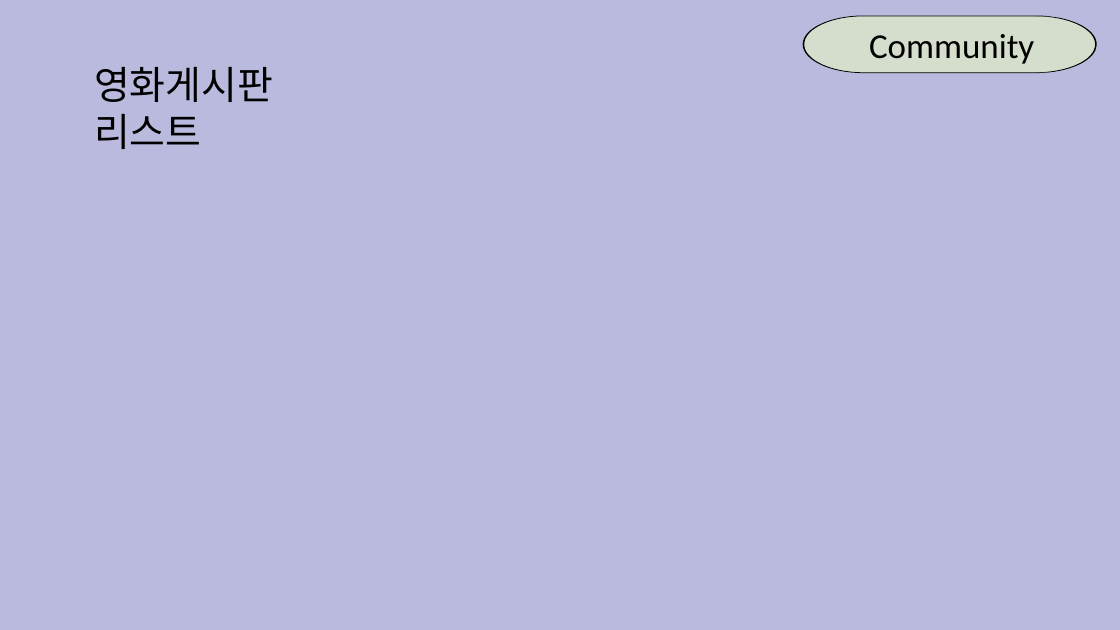
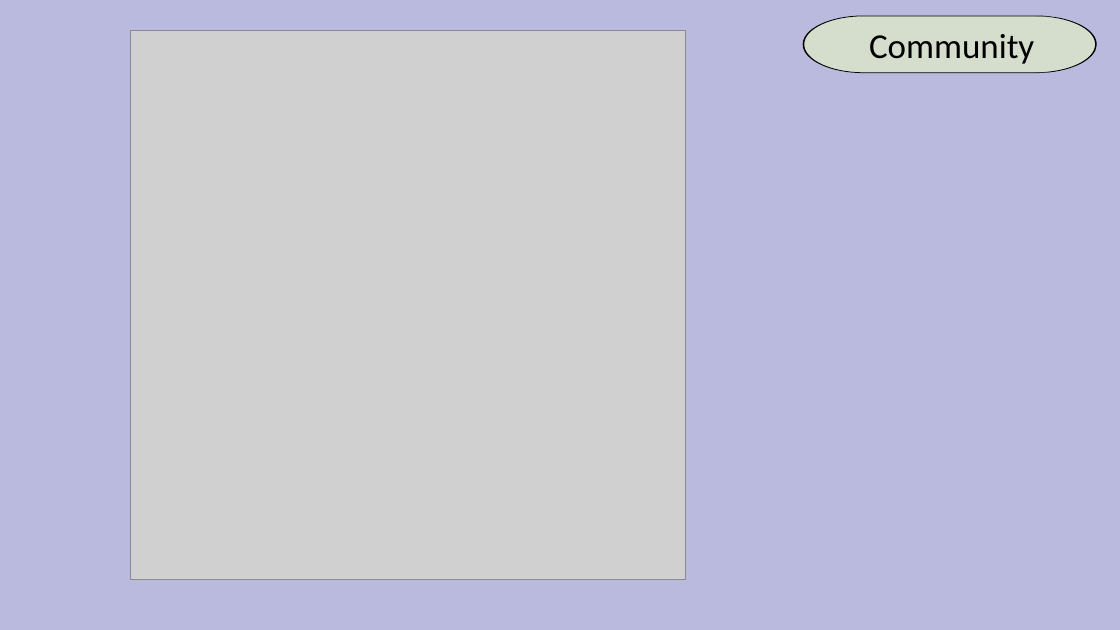
Before and after one commit to a184562/FinalProject, a slide deck: slide 16 of finalproject.pptx (slide 17 before the commit). Drawn at 1120x630 pixels with LibreOffice and Linux fonts; fonts in the diff are those of the drawing; grey boxes stand for pictures. Boxes give left, top, right and bottom in pixels: in the first picture for what was removed or moved away, otherwise in the second. Text is boxed around its words. In the diff, an @@ line names an element or a change of style, - is before the commit and + after.

```diff
--- a/finalproject.pptx
+++ b/finalproject.pptx
@@ picture added at bbox=[130, 30, 685, 579] @@
@@ text removed at bbox=[94, 67, 273, 149] @@
-영화게시판 리스트
```
Also in this commit, not shown: 9 other slides changed, 2 slides added, 4 slides removed, 1 other file.
